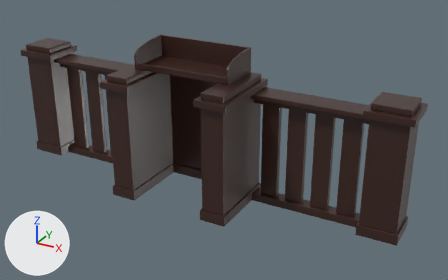
A saved change to the FBX model models/courtroom-barrier/CourtBarrier.fbx.
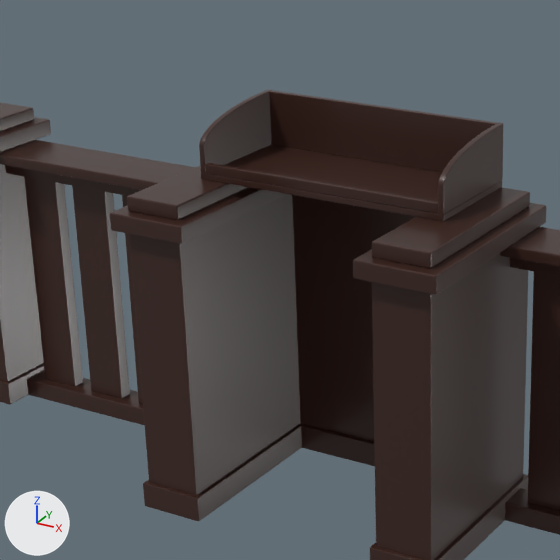
Each version is shown whole from a 50 mm camera at (2.66, -4.37, 2.68) aimed at (0.31, -0.09, 0.54), then close up on the part from 13% to 61% of the width and 0% to 77% of the height. Arrows for +X, +Y and +Z are at lower left; the lights stay in place. The first two pictures are the older version. Where no turn or scale is listed for an object, it has been applied to the vertices. Vertices at exactly the same position are counted once.

Script lines for the objects in view, before the commit:
```python
me_courtbarrier_002 = bpy.data.meshes.new('CourtBarrier.002')
me_courtbarrier_002.from_pydata(...)  # 2280 vertices, 4420 faces; spans x -1.89..1.89, y -0.59..0.19, z 0.0..1.32
me_courtbarrier_002.materials.append(mat_barrier_wood)
ob_courtbarrier = bpy.data.objects.new('CourtBarrier', me_courtbarrier_002)
ob_courtbarrier.location = (0.0, 0.0, 0.0)
```
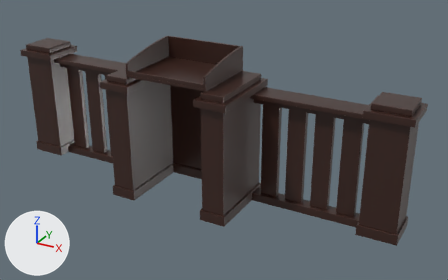
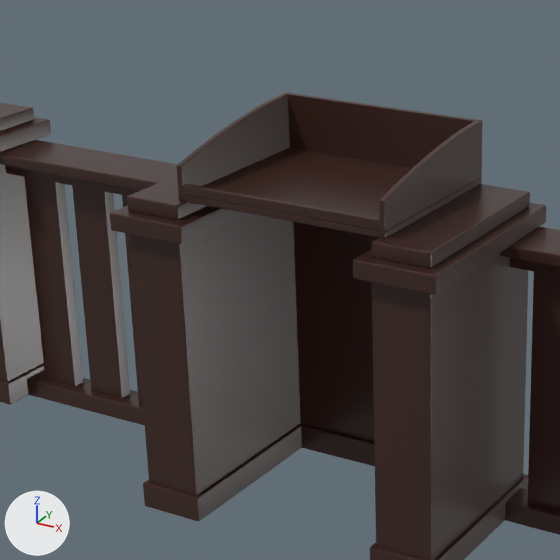
Where the change shows, as pixel boxes (x1, y1, x2, y2) in the close-ups (560 x 560 px; the box of a moved part takes in the faces that stretch with it):
'CourtBarrier', reshaped: before (0, 90, 560, 560); after (0, 92, 560, 560)
part 1 of me_courtbarrier_002, moved or reshaped: before (201, 145, 502, 221); after (178, 148, 482, 239)
part 2 of me_courtbarrier_002, moved or reshaped: before (199, 90, 503, 215); after (177, 92, 482, 232)

The change, as a list of edits to the scene's bpy script:
```text
Change me_courtbarrier_002:
    where me_courtbarrier_002.from_pydata(...)  # 2280 vertices, 4420 faces; spans x -1.89..1.89, y -0.59..0.19, z 0.0..1.32
    used by ob_courtbarrier; location = (0.0, 0.0, 0.0)
    me_courtbarrier_002 part 1: the loose piece of 56 vertices spanning x -0.45..0.45, y -0.29..0.11, z 1.11..1.13 is scaled about its middle by (0.833, 1.55, 1), then moved by (0.0, -0.11, 0.0)
    me_courtbarrier_002 part 2: 432 of 2280 vertices moved; they spanned x -0.45..0.45, y -0.29..0.11, z 1.13..1.32 and now span x -0.38..0.38, y -0.51..0.11, z 1.13..1.32; mean shift (0.0, -0.07, 0.0); largest move (-0.43, -0.29, 1.22) -> (-0.36, -0.51, 1.23)
```
